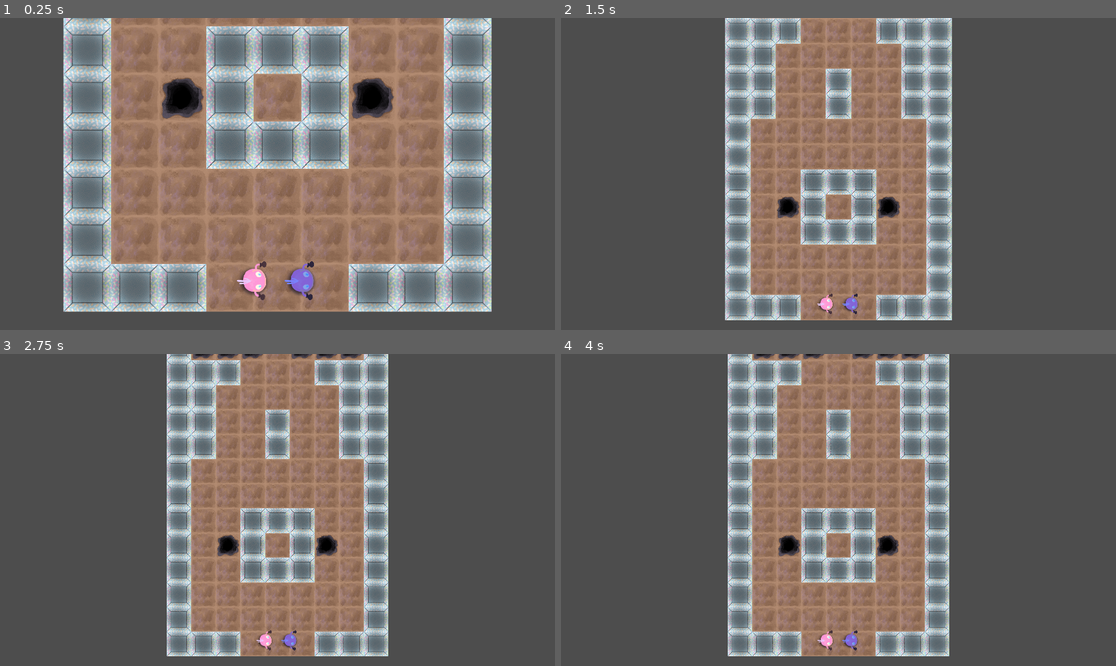
Above: before the commit, frames 1-4 (two rows, left to right).
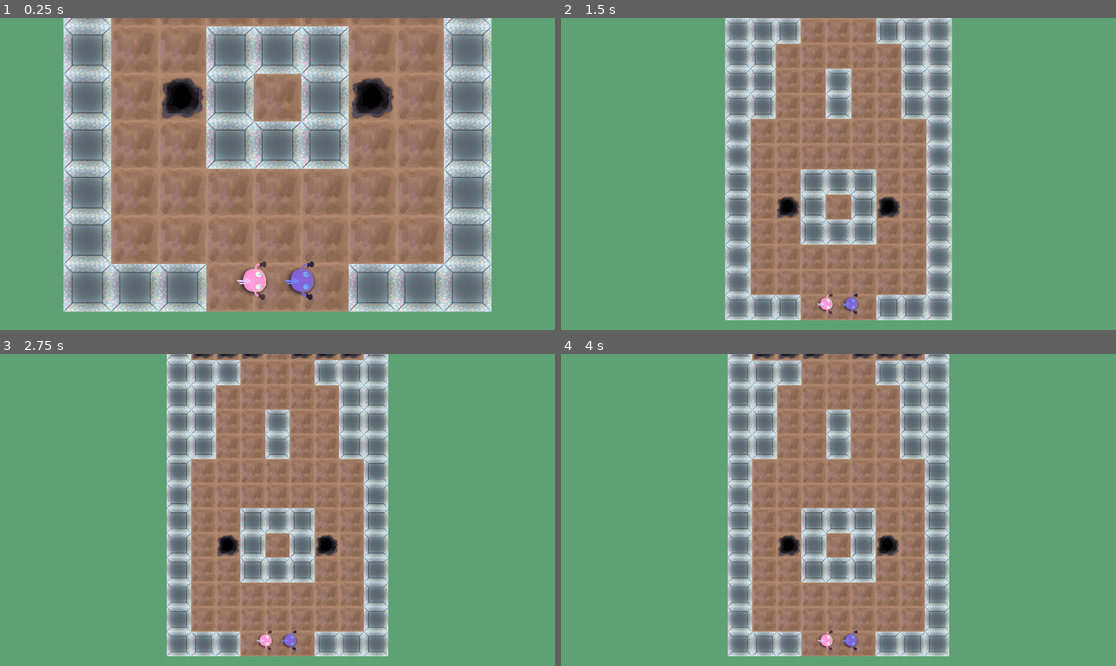
Above: after the commit, the same moments.

Repository: HephepTeam/GGJ2024
Game: Godot game, scene res://tile_map.tscn
The game is run twice, just before and just after one commit, with the same random seed, the same clock (stepped at 60 frames per second) and the same inputs. The project has no main scene, so this scene is started directly.
Inputs:
- Up to frame 1 (0.25 s): no input
- Up to frame 2 (1.5 s): no input
- Up to frame 3 (2.75 s): no input
- Up to frame 4 (4 s): tap Enter at 3.5 s

The runs differ from the first frame. In frame 1, 28% of the frame differs, in the area x 0-100%, y 0-100%; in frame 2, 60%; in frame 3, 61%; in frame 4, 61%.

Commit message:
ajout de la scene game pas mal de modif

Diff:
--- /dev/null
+++ b/GGJ2024/game.gd
@@ -0,0 +1,48 @@
+extends Node2D
+
+const chunk_path = "res://scenes/chunks/chunks_pieces/"
+
+@onready var player_scene = preload("res://scenes/player/player_rigid.tscn")
+
+@export var level_length : int = 4
+
+var pieces_scenes_path = []
+var selected_pieces = []
+var pos = Vector2(0,0)
+
+@export var player_nb = 1
+
+func _ready():
+	var colors = Globals.colors.duplicate()
+	#generation du level
+	#lecture du disque
+	var dir = DirAccess.open(chunk_path)
+	#listage des chunks
+	pieces_scenes_path = Array(dir.get_files())
+	#selection des chunks
+	for i in range(4):
+		pieces_scenes_path.shuffle()
+		selected_pieces.append(pieces_scenes_path.front())
+
+	#instanciation des chunks
+	for pieces in selected_pieces:
+		var inst = load(chunk_path+pieces).instantiate()
+		inst.position = pos
+		add_child(inst)
+		pos = inst.exits[0].global_position
+
+	#instanciate players
+	var start_pos = $StartPositions.get_children()
+	for pl in range(player_nb):
+		var inst = player_scene.instantiate()
+		inst.gamepad = pl
+		inst.position = start_pos[pl].position
+		colors.shuffle()
+		inst.modulate = colors.pop_front()
+		add_child(inst)
+
+
+
+# Called every frame. 'delta' is the elapsed time since the previous frame.
+func _process(delta):
+	pass
--- /dev/null
+++ b/GGJ2024/game.tscn
@@ -0,0 +1,27 @@
+[gd_scene load_steps=3 format=3 uid="uid://bos56m8hrbypv"]
+
+[ext_resource type="Script" path="res://game.gd" id="1_p5gej"]
+[ext_resource type="PackedScene" uid="uid://dq3w0nuu7bitg" path="res://scenes/Common/customcam.tscn" id="3_s33io"]
+
+[node name="Game" type="Node2D"]
+script = ExtResource("1_p5gej")
+level_length = 5
+player_nb = 2
+
+[node name="StartPositions" type="Node2D" parent="."]
+
+[node name="Marker2D" type="Marker2D" parent="StartPositions"]
+position = Vector2(-24, 0)
+
+[node name="Marker2D2" type="Marker2D" parent="StartPositions"]
+position = Vector2(-256, 0)
+
+[node name="Marker2D3" type="Marker2D" parent="StartPositions"]
+position = Vector2(256, 0)
+
+[node name="Marker2D4" type="Marker2D" parent="StartPositions"]
+position = Vector2(-448, 0)
+
+[node name="Customcam" parent="." instance=ExtResource("3_s33io")]
+zoom = Vector2(2, 2)
+max_zoom = 1.0
--- a/GGJ2024/project.godot
+++ b/GGJ2024/project.godot
@@ -51,3 +51,12 @@
 "events": [Object(InputEventJoypadButton,"resource_local_to_scene":false,"resource_name":"","device":1,"button_index":0,"pressure":0.0,"pressed":true,"script":null)
 ]
 }
+dash2={
+"deadzone": 0.5,
+"events": [Object(InputEventJoypadButton,"resource_local_to_scene":false,"resource_name":"","device":2,"button_index":0,"pressure":0.0,"pressed":false,"script":null)
+]
+}
+
+[rendering]
+
+environment/defaults/default_clear_color=Color(0.364706, 0.631373, 0.454902, 1)
--- a/GGJ2024/scenes/Common/customcam.tscn
+++ b/GGJ2024/scenes/Common/customcam.tscn
@@ -6,4 +6,5 @@
 position = Vector2(1024, 576)
 limit_bottom = 100
 script = ExtResource("1_38lcj")
+min_zoom = 6.0
 margin = Vector2(400, 400)
--- a/GGJ2024/scenes/Manager/globals.gd
+++ b/GGJ2024/scenes/Manager/globals.gd
@@ -3,6 +3,8 @@
 
 var players = []
 var cam = null
+
+var colors = [Color.AQUA, Color.BLUE_VIOLET, Color.CORNSILK, Color.CORAL]
 
 # Called when the node enters the scene tree for the first time.
 func _ready():
--- a/GGJ2024/scenes/chunks/ChunkTemplate.gd
+++ b/GGJ2024/scenes/chunks/ChunkTemplate.gd
@@ -27,3 +27,8 @@
 		hole.position = coord+Vector2(-128, -128)
 		add_child(hole)
 	# sort a random number of traps
+
+
+func _on_checkpoint_body_entered(body):
+	if body.is_in_group("player"):
+		body.update_checkpoint($checkpoint.global_position)
--- a/GGJ2024/scenes/chunks/ChunkTemplate.tscn
+++ b/GGJ2024/scenes/chunks/ChunkTemplate.tscn
@@ -1,7 +1,10 @@
-[gd_scene load_steps=3 format=3 uid="uid://c6bacbbwa0gmr"]
+[gd_scene load_steps=4 format=3 uid="uid://c6bacbbwa0gmr"]
 
 [ext_resource type="TileSet" uid="uid://ct6w4x6gdsygx" path="res://scenes/tileset.tres" id="1_iv6l7"]
 [ext_resource type="Script" path="res://scenes/chunks/ChunkTemplate.gd" id="3_bd4jh"]
+
+[sub_resource type="RectangleShape2D" id="RectangleShape2D_p20ic"]
+size = Vector2(768, 152)
 
 [node name="Chunk_template" type="TileMap"]
 position = Vector2(-128, 0)
@@ -15,3 +18,12 @@
 
 [node name="Exit2" type="Marker2D" parent="."]
 position = Vector2(512, -2304)
+
+[node name="checkpoint" type="Area2D" parent="."]
+position = Vector2(128, -128)
+
+[node name="CollisionShape2D" type="CollisionShape2D" parent="checkpoint"]
+position = Vector2(8, 48)
+shape = SubResource("RectangleShape2D_p20ic")
+
+[connection signal="body_entered" from="checkpoint" to="." method="_on_checkpoint_body_entered"]
--- a/GGJ2024/scenes/chunks/chunk1.tscn
+++ b/GGJ2024/scenes/chunks/chunks_pieces/chunk1.tscn
@@ -4,3 +4,6 @@
 
 [node name="Chunk_template" instance=ExtResource("1_l6wc5")]
 layer_0/tile_data = PackedInt32Array(-4, 1, 0, -3, 1, 0, -2, 0, 0, -1, 0, 0, -65536, 1, 0, -65534, 0, 0, -65533, 1, 0,  …(1103 unchanged characters)…
+
+[node name="Exit" parent="." index="0"]
+position = Vector2(128, -2304)
--- a/GGJ2024/scenes/player/player_rigid.gd
+++ b/GGJ2024/scenes/player/player_rigid.gd
@@ -14,8 +14,10 @@
 @onready var animated_sprite = $AnimatedSprite2D
 
 var state = null
+var checkpoint_pos = Vector2(0,0)
 
 var is_in_fall = false
+var dead = false
 var dashing = false
 
 func _ready():
@@ -36,7 +38,6 @@
 	animated_sprite.global_rotation = lerp(animated_sprite.global_rotation,direction.angle(),0.5)
 
 func _physics_process(delta):
-
 	match state:
 		states.IDLE:
 			animated_sprite.play("idle")
@@ -60,18 +61,24 @@
 				state = states.IDLE
 		states.FALL:
 			if !is_in_fall:
+				print("falling")
 				is_in_fall = true
 				freeze = true
 				animated_sprite.play("fall"+str(randi_range(0,1)))
 				var tween = get_tree().create_tween()
 				tween.tween_property($AnimatedSprite2D, "scale", Vector2(0,0), 1.0).set_trans(Tween.TRANS_SINE)
 				tween.parallel().tween_property($AnimatedSprite2D, "rotation", 2*PI, 1.0).set_trans(Tween.TRANS_SINE)
-
+				await tween.finished
+				state = states.DEAD
+				print("dead")
 		states.DASH:
 			await get_tree().create_timer(0.3).timeout
 			state = states.IDLE
 		states.DEAD:
-			print("DEAD")
+			if !dead:
+				dead = true
+				await get_tree().create_timer(0.5).timeout
+				reset_to_checkpoint()
 
 func handle_player_particles():
 	var footstep_instance = footstep_scene.instantiate()
@@ -89,3 +96,17 @@
 		direction = Vector2(1,0).rotated(animated_sprite.global_rotation)
 	apply_central_impulse(direction*dash_force)
 	state = states.DASH
+
+func update_checkpoint(pos: Vector2):
+	checkpoint_pos = pos
+
+func reset_to_checkpoint():
+	print("Reset")
+	is_in_fall = false
+	freeze = false
+	$AnimatedSprite2D.scale = Vector2.ONE
+	$AnimatedSprite2D.rotation = -PI/2
+	self.global_transform.origin = checkpoint_pos
+	#position = checkpoint_pos
+	state = states.IDLE
+	dead = false
--- a/GGJ2024/scenes/player/player_rigid.tscn
+++ b/GGJ2024/scenes/player/player_rigid.tscn
@@ -60,6 +60,7 @@
 
 [node name="PlayerRigid" type="RigidBody2D" groups=["player"]]
 gravity_scale = 0.0
+lock_rotation = true
 linear_damp_mode = 1
 linear_damp = 5.0
 script = ExtResource("1_bau7k")
--- a/GGJ2024/tile_map.tscn
+++ b/GGJ2024/tile_map.tscn
@@ -4,9 +4,9 @@
 [ext_resource type="Texture2D" uid="uid://d6cey7yjcltj" path="res://assets/graphics/terrains/sol.png" id="2_k6qpj"]
 [ext_resource type="Texture2D" uid="uid://dh650u7frkmbu" path="res://assets/graphics/terrains/wall.png" id="3_vnb4e"]
 [ext_resource type="Texture2D" uid="uid://qy0si4a65xdl" path="res://assets/graphics/terrains/hole.png" id="4_n1crr"]
-[ext_resource type="PackedScene" uid="uid://b2c5pnny18woh" path="res://scenes/chunks/chunk1.tscn" id="5_8y64p"]
+[ext_resource type="PackedScene" uid="uid://b2c5pnny18woh" path="res://scenes/chunks/chunks_pieces/chunk1.tscn" id="5_8y64p"]
 [ext_resource type="PackedScene" uid="uid://ok1sa3u2d6lv" path="res://scenes/player/player_rigid.tscn" id="5_xnitx"]
-[ext_resource type="PackedScene" uid="uid://6qw7ixtj05bs" path="res://scenes/chunks/chunk0.tscn" id="6_e0vsk"]
+[ext_resource type="PackedScene" uid="uid://6qw7ixtj05bs" path="res://scenes/chunks/chunks_pieces/chunk0.tscn" id="6_e0vsk"]
 [ext_resource type="PackedScene" uid="uid://dq3w0nuu7bitg" path="res://scenes/Common/customcam.tscn" id="7_j7xuf"]
 
 [sub_resource type="TileSetAtlasSource" id="TileSetAtlasSource_lp373"]
@@ -59,10 +59,8 @@
 
 [node name="PlayerRigid" parent="." instance=ExtResource("5_xnitx")]
 position = Vector2(1024, -160)
-lock_rotation = true
 
 [node name="PlayerRigid2" parent="." instance=ExtResource("5_xnitx")]
 modulate = Color(0.513726, 0.654902, 1, 1)
 position = Vector2(1280, -160)
-lock_rotation = true
 gamepad = 1
Renamed: GGJ2024/scenes/chunks/chunk0.tscn -> GGJ2024/scenes/chunks/chunks_pieces/chunk0.tscn
Not shown: 1 places in GGJ2024/scenes/chunks/chunks_pieces/chunk2.tscn that only renumber resources
